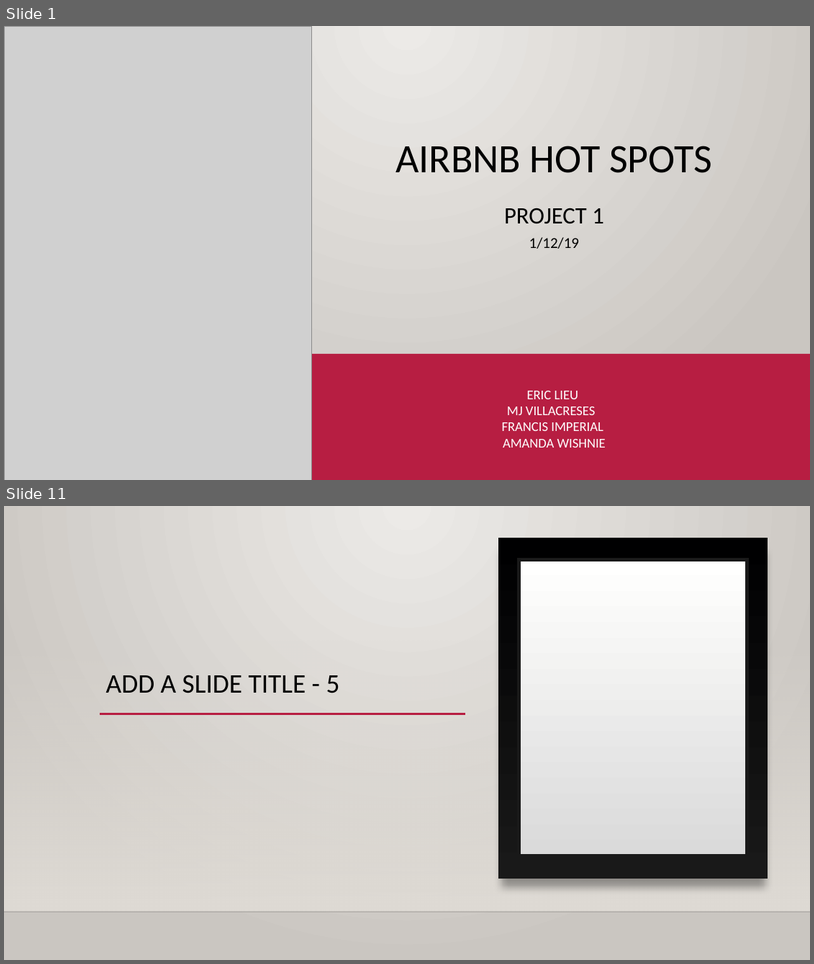
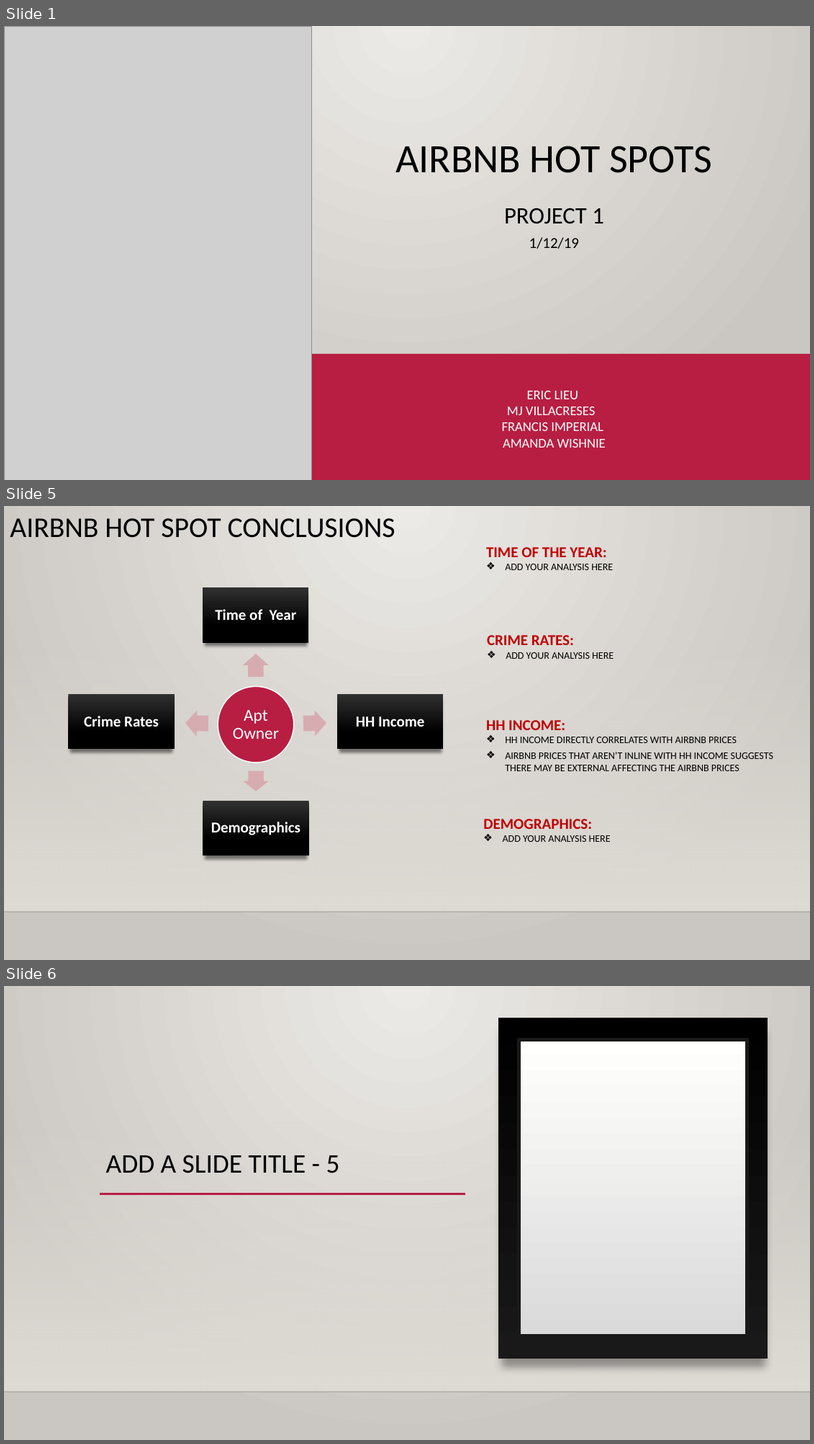
Before and after one commit to mjvillacresesn/Airbnb, a slide deck: AirBnB_HotSpots.pptx. Shown one above the other, each under a label of ours: slides 1 and 11 before the commit, slides 1, 5 and 6 after it; the slides between them are not shown. The pictures are 814x964 and 814x1444 pixels, drawn with LibreOffice and Linux fonts; fonts in the diff are those of the drawing; grey boxes stand for pictures; background and template pictures are left out. Boxes give left, top, right and bottom in pixels: in the first picture for what was removed or moved away, otherwise in the second. Text is boxed around its words. In the diff, an @@ line names an element or a change of style, - is before the commit and + after.

```diff
--- a/AirBnB_HotSpots.pptx
+++ b/AirBnB_HotSpots.pptx
@@ slide 5 added at box(4, 506, 810, 960), background gradient #ECEAE7 to #CAC7C1; not listed: 2 template elements that a slide beside it also shows @@
@@ title added at box(10, 518, 396, 538), 34 pt, text #000000 @@
+AIRBNB HOT SPOT CONCLUSIONS
@@ text added at box(486, 547, 613, 570), 12 pt, text #000000 @@
+TIME OF THE YEAR:
+❖ ADD YOUR ANALYSIS HERE
@@ text added at box(487, 635, 614, 659), 12 pt, text #000000 @@
+CRIME RATES:
+❖ ADD YOUR ANALYSIS HERE
@@ group added at box(69, 587, 443, 856): 5 texts, 4 right arrows, 4 rectangles, 1 ellipse @@
+Apt Owner
+Time of Year
+HH Income
+Demographics
+Crime Rates
@@ text added at box(486, 720, 774, 771), 12 pt, text #000000 @@
+HH INCOME:
+❖ HH INCOME DIRECTLY CORRELATES WITH AIRBNB PRICES
+❖ AIRBNB PRICES THAT AREN’T INLINE WITH HH INCOME SUGGESTS THERE MAY BE EXTERNAL AFFECTING THE AIRBNB PRICES
@@ text added at box(484, 818, 611, 842), 12 pt, text #000000 @@
+DEMOGRAPHICS:
+❖ ADD YOUR ANALYSIS HERE
@@ what was slide 11 is now slide 6 @@
```
Also in this commit, not shown: 1 slide changed, 2 other slides added, 8 slides removed.
